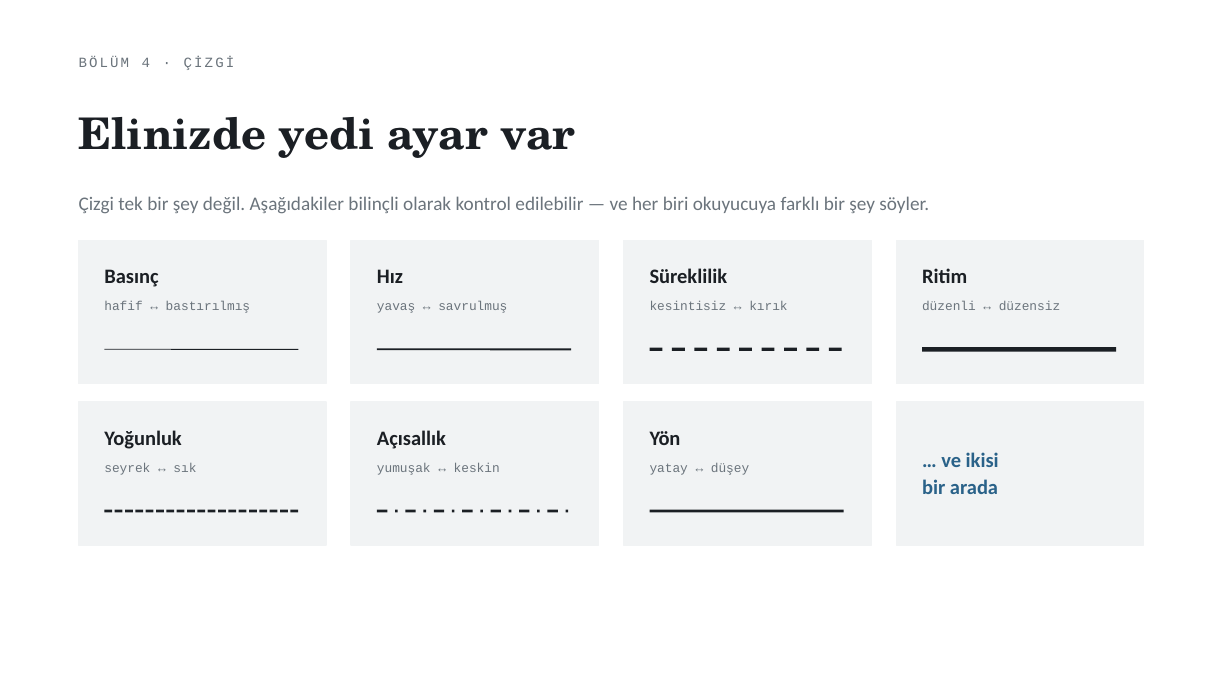
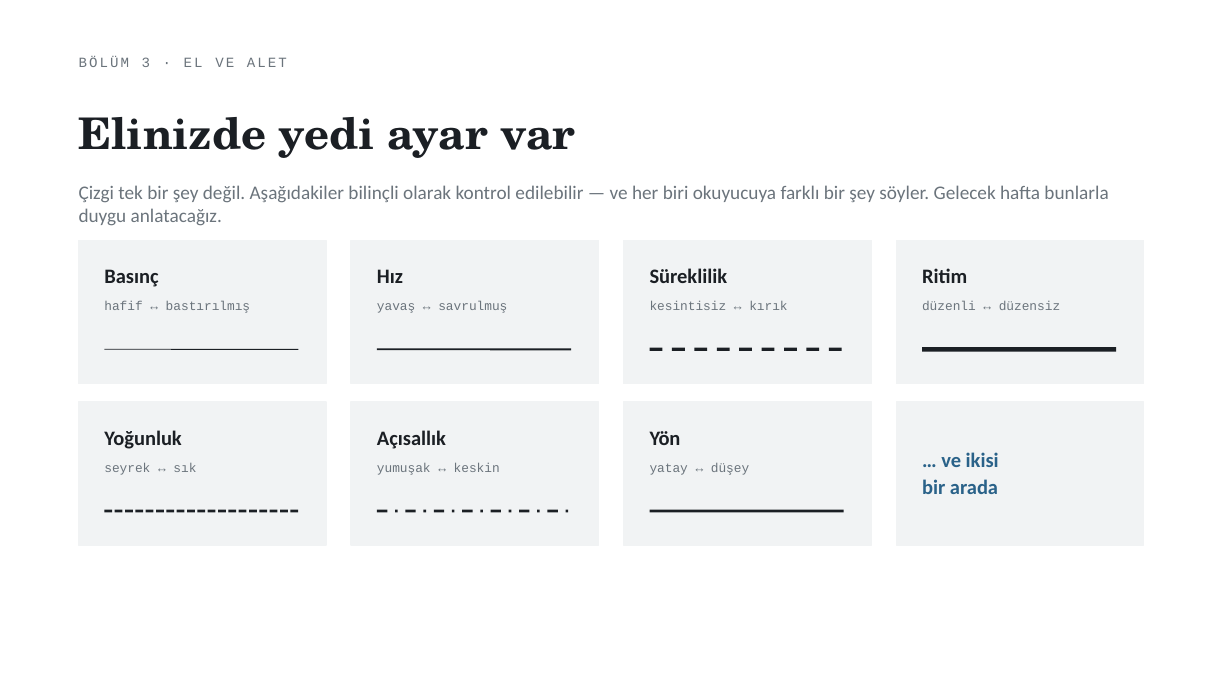
Before and after one commit to bunal91/sanat-ve-mekan, a slide deck: slide 21 of ders/serbest-cizim-teknikleri/02-1hafta-sunum.pptx (slide 20 before the commit). Drawn at 1232x693 pixels with LibreOffice and Linux fonts; fonts in the diff are those of the drawing. Boxes give left, top, right and bottom in pixels: in the first picture for what was removed or moved away, otherwise in the second. Text is boxed around its words. In the diff, an @@ line names an element or a change of style, - is before the commit and + after.

```diff
--- a/ders/serbest-cizim-teknikleri/02-1hafta-sunum.pptx
+++ b/ders/serbest-cizim-teknikleri/02-1hafta-sunum.pptx
@@ text at (79,57,287,67): text changed @@
-BÖLÜM 4 · ÇİZGİ
+BÖLÜM 3 · EL VE ALET
@@ text at (79,185,1108,226): text changed @@
-Çizgi tek bir şey değil. Aşağıdakiler bilinçli olarak kontrol edilebilir — ve her biri okuyucuya farklı bir şey söyler.
+Çizgi tek bir şey değil. Aşağıdakiler bilinçli olarak kontrol edilebilir — ve her biri okuyucuya farklı bir şey söyler. Gelecek hafta bunlarla duygu anlatacağız.
```
Also in this commit, not shown: 21 other slides changed, 12 slides added, 11 slides removed, 2 other files.
